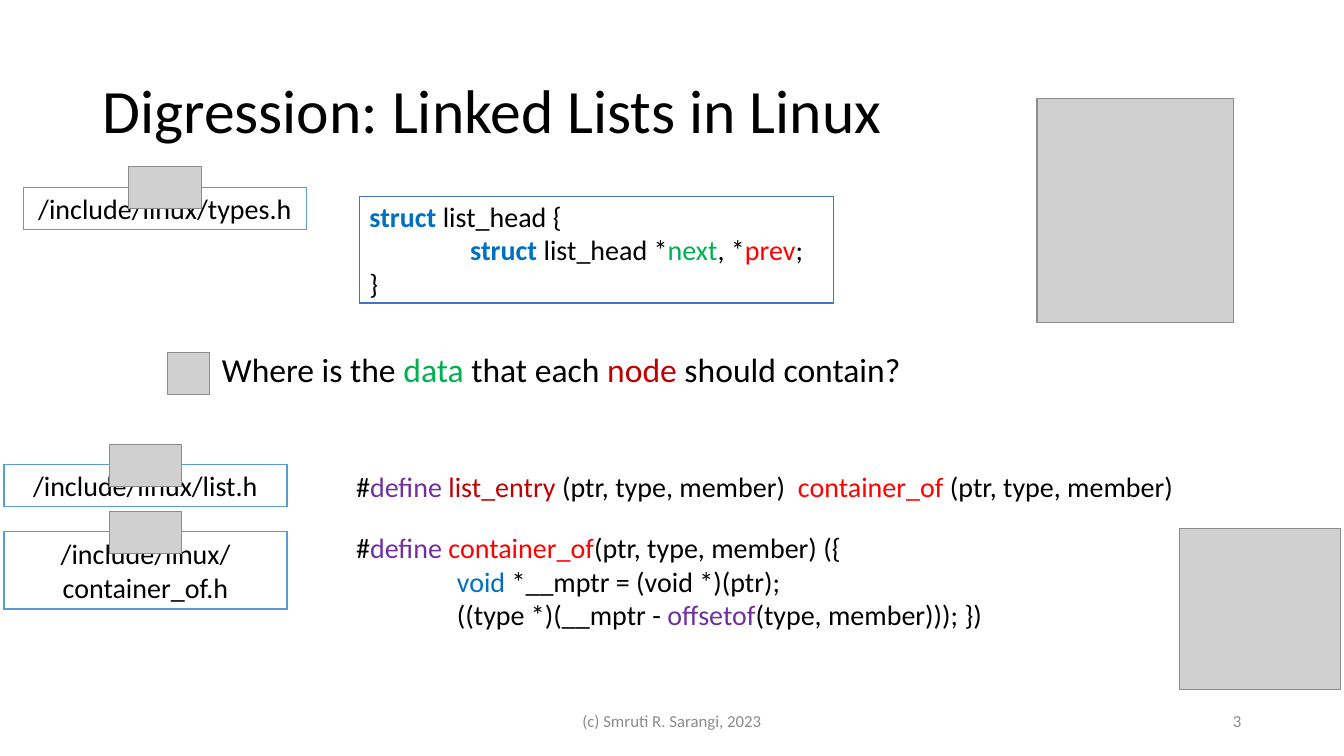
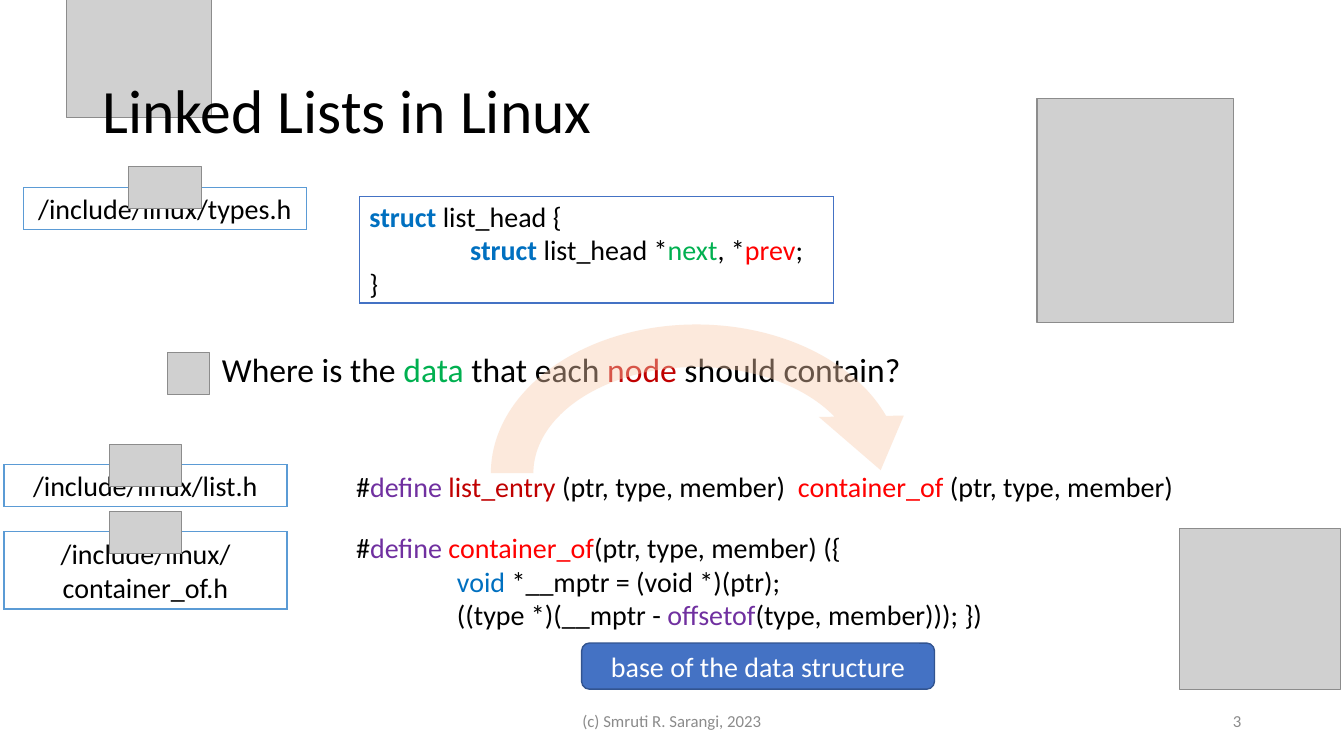
Before and after one commit to srsarangi/srsarangi.github.io, a slide deck: slide 3 of osbook/slides/4.communication.pptx. Drawn at 1344x756 pixels with LibreOffice and Linux fonts; fonts in the diff are those of the drawing; grey boxes stand for pictures. Boxes give left, top, right and bottom in pixels: in the first picture for what was removed or moved away, otherwise in the second. Text is boxed around its words. In the diff, an @@ line names an element or a change of style, - is before the commit and + after.

```diff
--- a/osbook/slides/4.communication.pptx
+++ b/osbook/slides/4.communication.pptx
@@ picture added at [67,0,213,117] @@
@@ title at [102,82,591,148]: text changed @@
-Digression: Linked Lists in Linux
+Linked Lists in Linux
@@ circular arrow added at [470,303,924,643], fill #F8CBAD at 42% opacity @@
@@ rounded rectangle added at [582,643,935,690], fill #4472C4, outline #325491 1 pt, 20 pt, text #FFFFFF @@
+base of the data structure
```
Also in this commit, not shown: 13 other slides changed, 2 other files.
